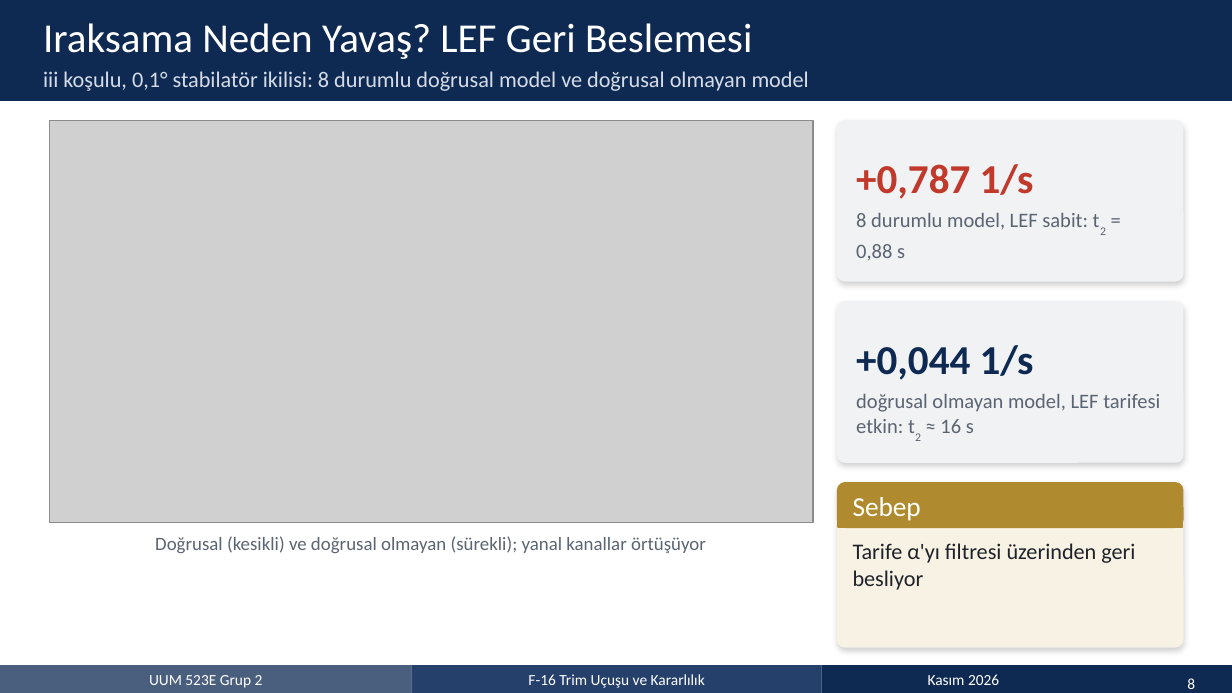
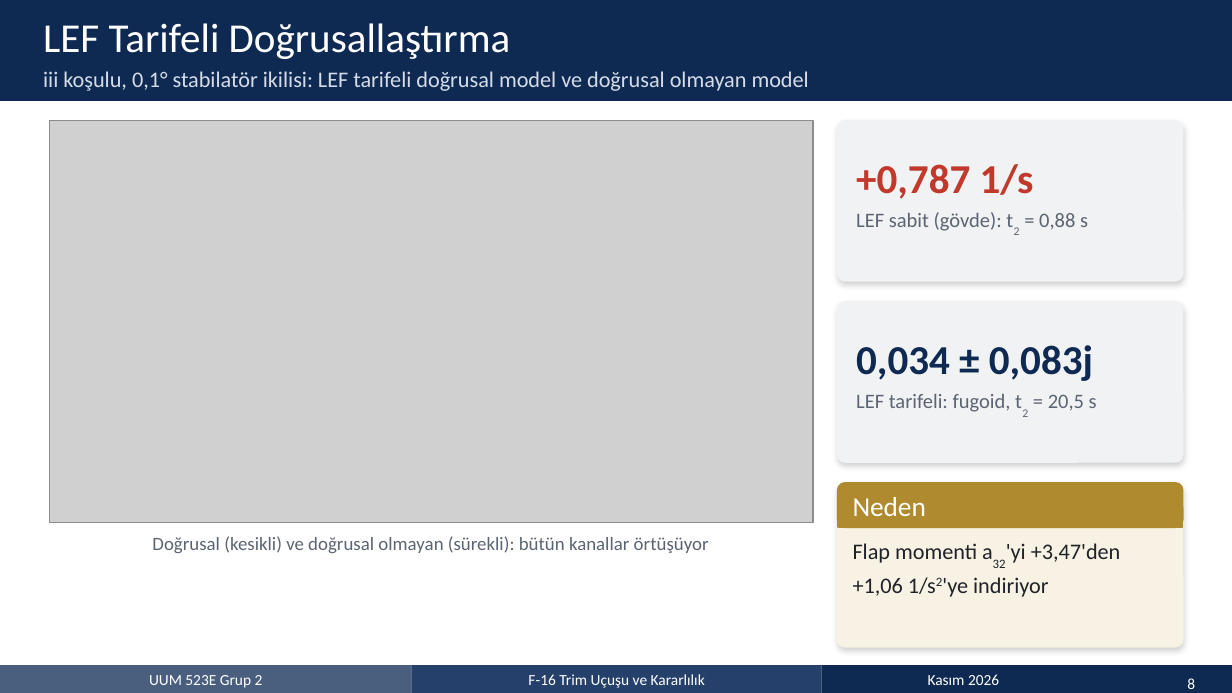
Before and after one commit to emircansurucu/UUM523E-F16-Flight-Dynamics, a slide deck: slide 8 of presentation/MT_Group2_Presentation_TR.pptx. Drawn at 1232x693 pixels with LibreOffice and Linux fonts; fonts in the diff are those of the drawing; grey boxes stand for pictures. Boxes give left, top, right and bottom in pixels: in the first picture for what was removed or moved away, otherwise in the second. Text is boxed around its words. In the diff, an @@ line names an element or a change of style, - is before the commit and + after.

Commit message:
HW2 geri bildirimi: nz = 1/cos μ, tarifeli LEF, çözüm kılavuzu uyumu
Hocanın HW2 geri bildirimi ve çözüm kılavuzuna göre trim, doğrusallaştırma,
Midterm sonuçları, raporlar ve sunum güncellendi.

Model ve kod
- trim_F16: Durum 5'te yük faktörü Ders 4'teki gibi f_NLF = nz - 1/cos μ
  (önceden gövde ekseni normal ivmesi). Yeni trim: φ = 75.74°, μ = 75.522°.
- linearize_F16: δlef her adımda tarifeden hesaplanıyor ('tarife');
  Midterm Problem 2 için 'sabit' seçeneği. Adım Ders 5'teki gibi 1e-3.
- init_F16: kütle m = 9295.4 kg (çözüm kılavuzu; önceden W/g0 = 9298.64 kg).
- Yeni: lefTarife.m (LEF tarifesi), sim_F16.m (trimden benzetim).
- run_HW2 ve run_MT sadeleştirildi, ek doğrulamalar çıkarıldı.

Sonuçlar
- HW2_Group2.mat, MT_Group2.mat ve bütün grafikler yeniden üretildi.
- Trim değerleri çözüm kılavuzuyla son basamağa kadar örtüşüyor; A/B'de
  yalnızca β türevlerinde 1e-4 mertebesinde fark var (tablolardaki β = 0 kırılması).
- iii: LEF tarifesiyle kısa periyot iki reel köke ayrılıyor, fugoid
  kararsız (t2 = 20.5 s); LEF sabitken +0.787 1/s kökü var.

Rapor, sunum, README
- Üç koşulun A matrisi karşılaştırması fiziksel nedenleriyle eklendi
  (tablo alin.tex).
- Ödev 2 düzeltmeleri listesi ve çözüm kılavuzuyla karşılaştırma eklendi.
- Bütün tablolar, metindeki sayılar ve sunum (EN/TR, pptx/pdf) güncellendi.

```diff
--- a/presentation/MT_Group2_Presentation_TR.pptx
+++ b/presentation/MT_Group2_Presentation_TR.pptx
@@ title at box(43, 23, 511, 59): text changed @@
-Iraksama Neden Yavaş? LEF Geri Beslemesi
+LEF Tarifeli Doğrusallaştırma
@@ text at box(43, 71, 809, 91): text changed @@
-iii koşulu, 0,1° stabilatör ikilisi: 8 durumlu doğrusal model ve doğrusal olmayan model
+iii koşulu, 0,1° stabilatör ikilisi: LEF tarifeli doğrusal model ve doğrusal olmayan model
@@ text at box(856, 212, 1088, 231): text changed @@
-8 durumlu model, LEF sabit: t2 = 0,88 s
+LEF sabit (gövde): t2 = 0,88 s
@@ text at box(856, 345, 1093, 381): text changed @@
-+0,044 1/s
+0,034 ± 0,083j
@@ text at box(856, 394, 1097, 412): text changed @@
-doğrusal olmayan model, LEF tarifesi etkin: t2 ≈ 16 s
+LEF tarifeli: fugoid, t2 = 20,5 s
@@ text at box(853, 497, 926, 516): text changed @@
-Sebep
+Neden
@@ text at box(152, 536, 709, 553): text changed @@
-Doğrusal (kesikli) ve doğrusal olmayan (sürekli); yanal kanallar örtüşüyor
+Doğrusal (kesikli) ve doğrusal olmayan (sürekli): bütün kanallar örtüşüyor
@@ text at box(853, 543, 1121, 597): text changed @@
-Tarife α'yı filtresi üzerinden geri besliyor
+Flap momenti a32'yi +3,47'den +1,06 1/s2'ye indiriyor
```
Also in this commit, not shown: 9 other slides changed, 56 other files.
